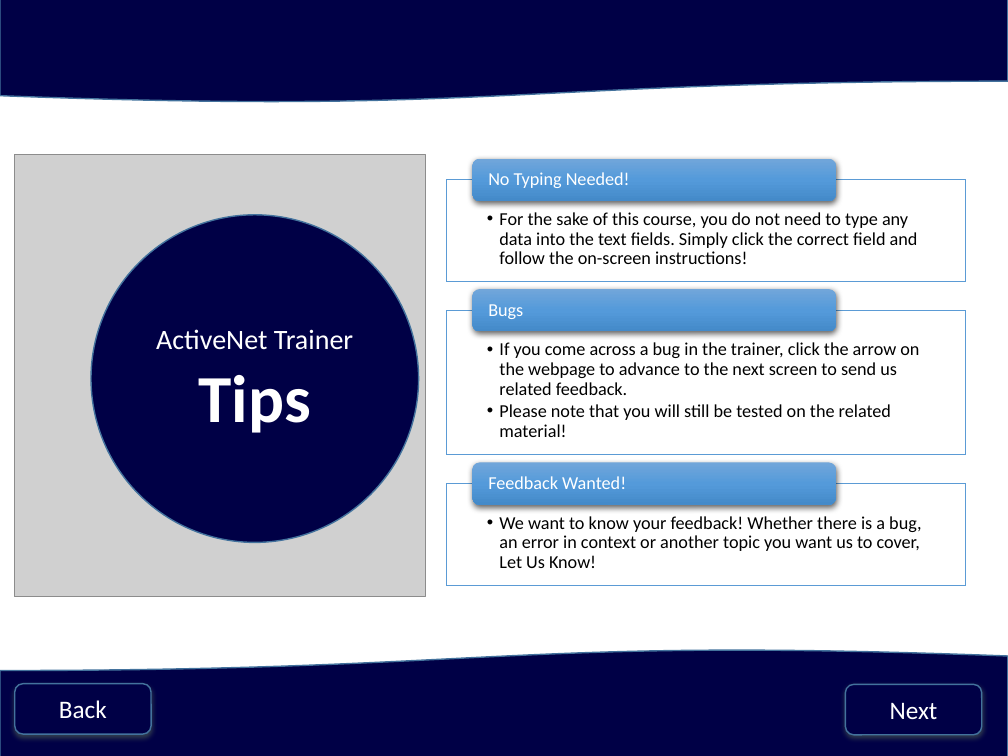
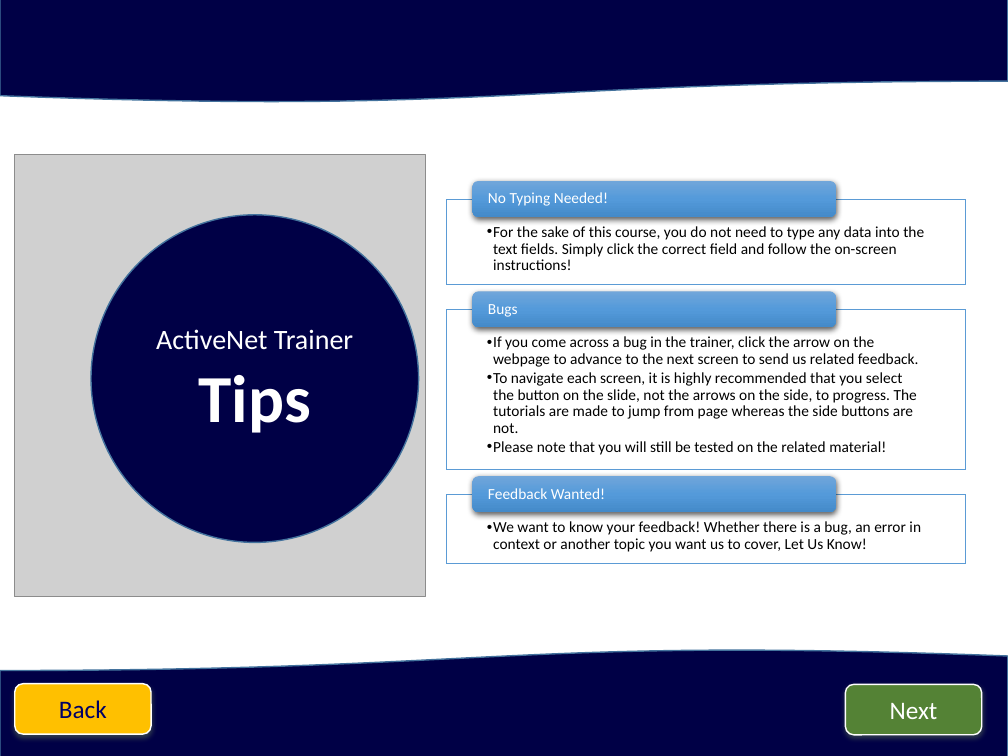
Before and after one commit to jstngoulet/ActiveNet_Trainer, a slide deck: slide 7 of ActiveNet Trainer/PowerPoint Creations/WelcomeToActiveNet.pptx. Drawn at 1008x756 pixels with LibreOffice and Linux fonts; fonts in the diff are those of the drawing; grey boxes stand for pictures. Boxes give left, top, right and bottom in pixels: in the first picture for what was removed or moved away, otherwise in the second. Text is boxed around its words. In the diff, an @@ line names an element or a change of style, - is before the commit and + after.

```diff
--- a/ActiveNet Trainer/PowerPoint Creations/WelcomeToActiveNet.pptx
+++ b/ActiveNet Trainer/PowerPoint Creations/WelcomeToActiveNet.pptx
@@ text "For the sake of this ...": place and size @@
-text "For the sake of this ..." at [499,212,918,264]
+text "For the sake of this ..." at [487,226,924,270]
@@ text "For the sake of this ..." at [487,226,924,270]: size 13 to 11 pt; indent changed @@
@@ rectangle: place and size @@
-rectangle at [447,179,966,281]
+rectangle at [447,199,966,284]
@@ rounded rectangle: place and size @@
-rounded rectangle at [473,158,836,201]
+rounded rectangle at [473,181,836,218]
@@ size 13 to 11 pt in 3 elements at [488,304,518,317], [488,488,605,499], [488,192,608,206] @@
@@ text "No Typing Needed!": place and size @@
-text "No Typing Needed!" at [488,172,630,188]
+text "No Typing Needed!" at [488,192,608,206]
@@ rounded rectangle: place and size @@
-rounded rectangle at [473,289,836,332]
+rounded rectangle at [473,291,836,328]
@@ rectangle: place and size @@
-rectangle at [447,310,966,455]
+rectangle at [447,309,966,470]
@@ text at [487,336,919,455]: size 13 to 11 pt in "If you come across a bug in ...", "Please note that you will still be ..."; indent changed @@
@@ text at [487,372,917,433]: paragraph added @@
+  •• To navigate each screen, it is highly recommended that you select the button on the slide, not the arrows on the side, to progress. The tutorials are made to jump from page whereas the side buttons are not.
@@ rounded rectangle: place and size @@
-rounded rectangle at [473,463,836,505]
+rounded rectangle at [473,476,836,512]
@@ text "Feedback Wanted!": place and size @@
-text "Feedback Wanted!" at [488,476,626,489]
+text "Feedback Wanted!" at [488,488,605,499]
@@ text "We want to know your ..." at [487,521,921,552]: size 13 to 11 pt; indent changed @@
@@ text "We want to know your ...": place and size @@
-text "We want to know your ..." at [499,516,921,568]
+text "We want to know your ..." at [487,521,921,552]
@@ rectangle: place and size @@
-rectangle at [447,484,966,586]
+rectangle at [447,494,966,562]
@@ rounded rectangle "Back" at [15,683,151,734]: text colour #FFFFFF to #000066; fill #000046 to #FFC000; outline #43739E 1 pt to #FFFFFF 1 pt @@
@@ rounded rectangle "Next" at [846,684,982,735]: fill #000046 to #548235; outline #43739E 1 pt to #FFFFFF 1 pt @@
```
Also in this commit, not shown: 9 other slides changed.
